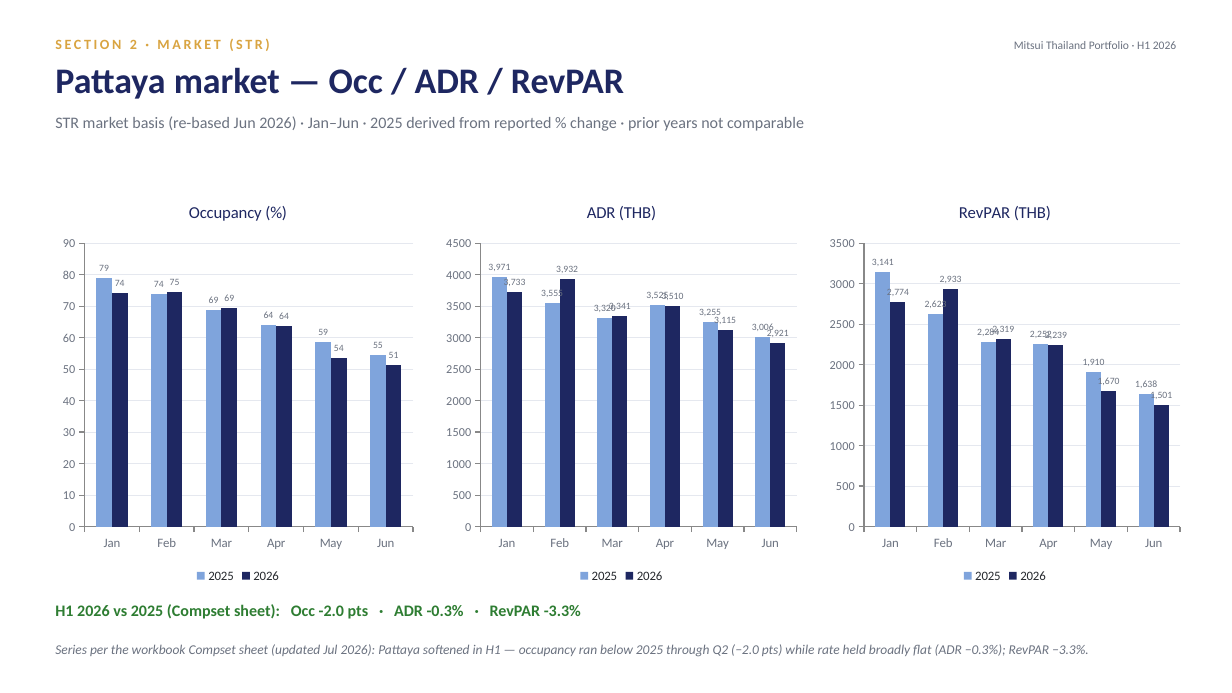
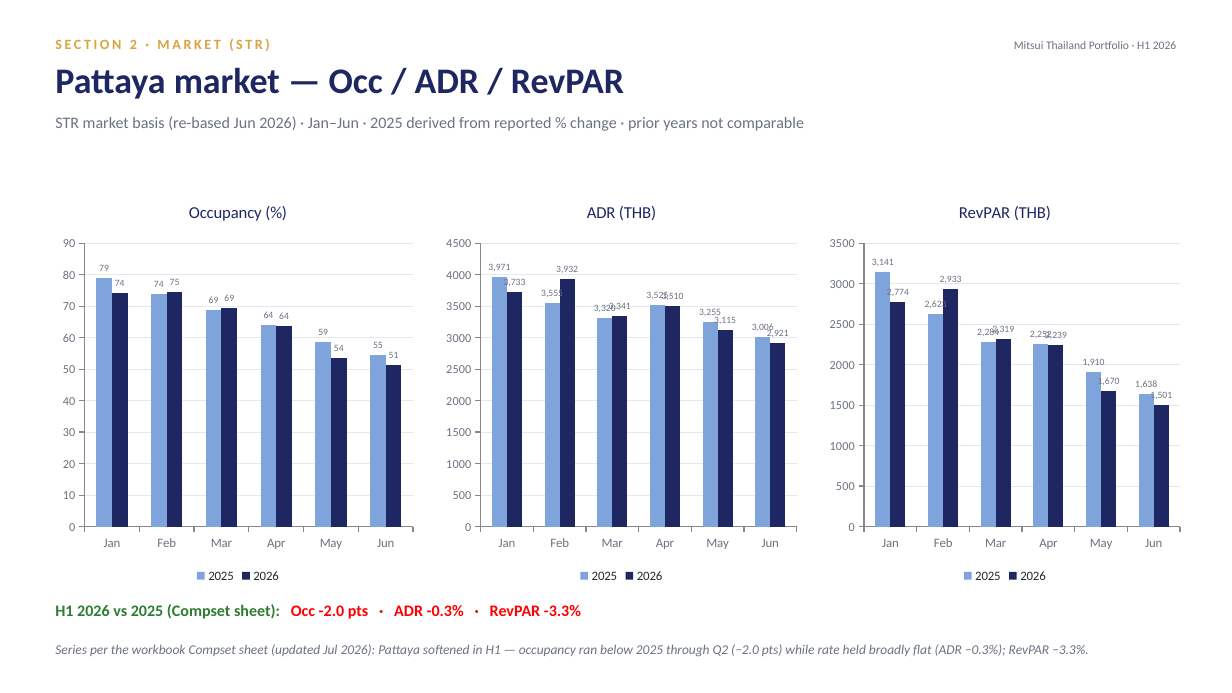
Before and after one commit to Chavin2543/mae-workspace, a slide deck: slide 16 of output/Portfolio_Performance_Report_H1-2026.pptx (slide 17 before the commit). Drawn at 1232x693 pixels with LibreOffice and Linux fonts; fonts in the diff are those of the drawing. Boxes give left, top, right and bottom in pixels: in the first picture for what was removed or moved away, otherwise in the second. Text is boxed around its words. In the diff, an @@ line names an element or a change of style, - is before the commit and + after.

```diff
--- a/output/Portfolio_Performance_Report_H1-2026.pptx
+++ b/output/Portfolio_Performance_Report_H1-2026.pptx
@@ text "H1 2026 vs 2025 (Compset ..." at (55,604,581,619): text colour #2E7D32 to #FF0000 in "Occ -2.0 pts · ADR -0.3% · ..." @@
```
Also in this commit, not shown: 17 other slides changed, 2 slides removed, 1 other file.
